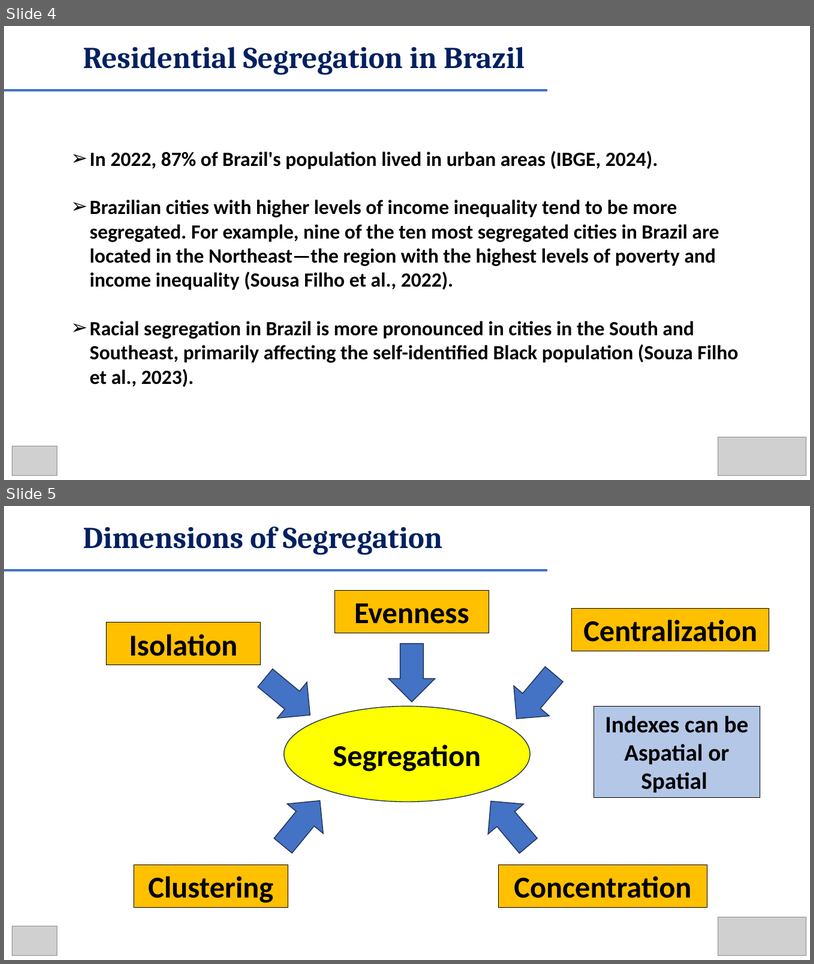
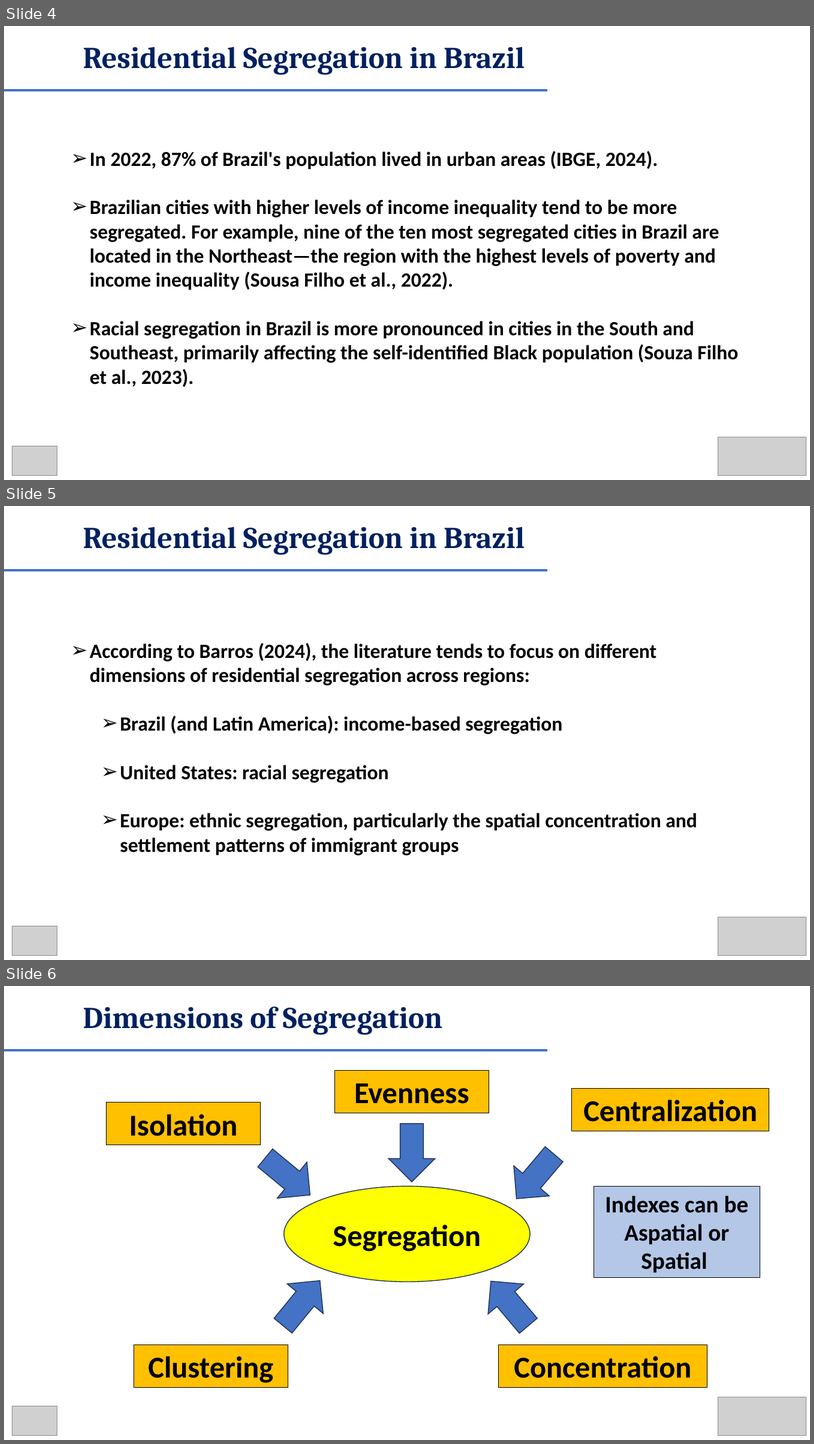
Before and after one commit to renanxcortes/segregation_brazil_pysal, a slide deck: submissao_sinape/apresentacao_sinape_v1.pptx. Shown one above the other, each under a label of ours: slides 4 and 5 before the commit, slides 4, 5 and 6 after it. The pictures are 814x964 and 814x1444 pixels, drawn with LibreOffice and Linux fonts; fonts in the diff are those of the drawing; grey boxes stand for pictures. Boxes give left, top, right and bottom in pixels: in the first picture for what was removed or moved away, otherwise in the second. Text is boxed around its words. In the diff, an @@ line names an element or a change of style, - is before the commit and + after.

```diff
--- a/submissao_sinape/apresentacao_sinape_v1.pptx
+++ b/submissao_sinape/apresentacao_sinape_v1.pptx
@@ slide 5 added at (x1=4, y1=506, x2=810, y2=960), background #FFFFFF @@
@@ text added at (x1=83, y1=527, x2=525, y2=555), 36 pt, text #002060, bold @@
+Residential Segregation in Brazil
@@ line added from (4, 570) to (547, 570), #4472C4 3 pt @@
@@ text added at (x1=90, y1=643, x2=698, y2=855), 24 pt, text #000000, bold @@
+➢ According to Barros (2024), the literature tends to focus on different dimensions of residential segregation across regions:
+  ➢ Brazil (and Latin America): income-based segregation
+  ➢ United States: racial segregation
+  ➢ Europe: ethnic segregation, particularly the spatial concentration and settlement patterns of immigrant groups
@@ picture added at (x1=719, y1=917, x2=806, y2=955) @@
@@ picture added at (x1=12, y1=926, x2=57, y2=955) @@
@@ what was slide 5 is now slide 6 @@
```
Also in this commit, not shown: 10 other files.
